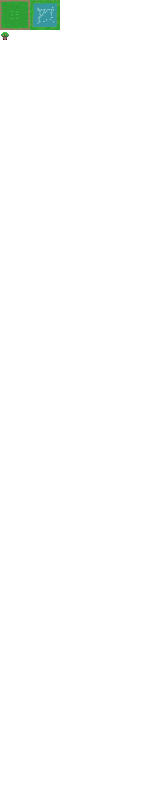
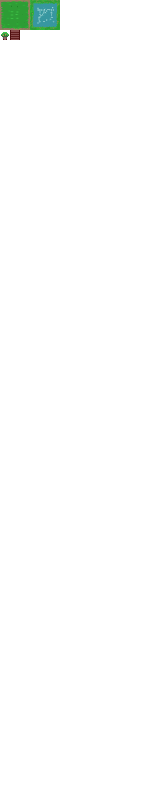
The second 160 x 800 image is a revision of the first. Changes to its layers:
painted on "Background" over (10, 30, 20, 40)
